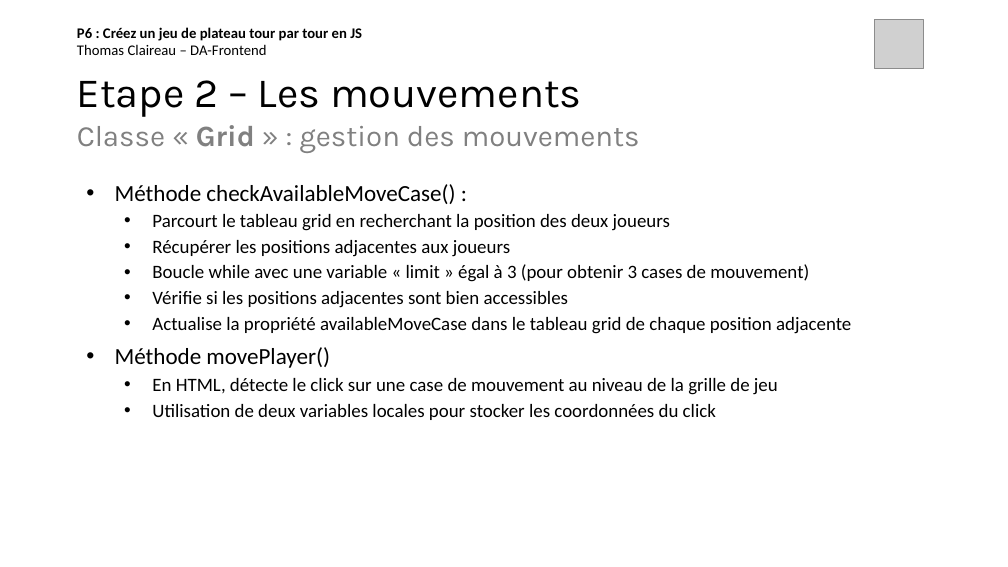
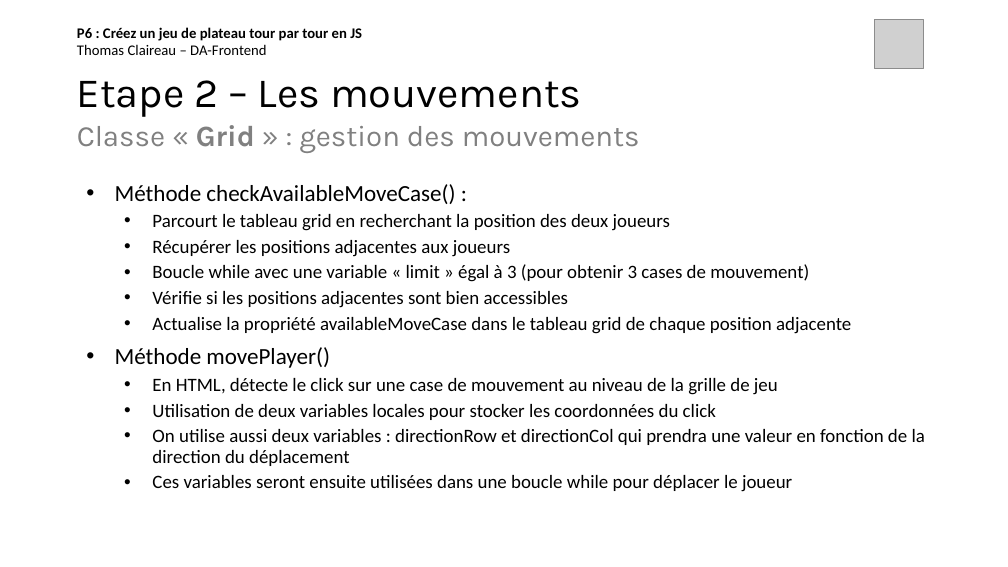
Before and after one commit to thomas-claireau/P6-Openclassrooms, a slide deck: slide 10 of Présentation P6 - OpenClassrooms.pptx. Drawn at 1008x567 pixels with LibreOffice and Linux fonts; fonts in the diff are those of the drawing; grey boxes stand for pictures. Boxes give left, top, right and bottom in pixels: in the first picture for what was removed or moved away, otherwise in the second. Text is boxed around its words. In the diff, an @@ line names an element or a change of style, - is before the commit and + after.

```diff
--- a/Présentation P6 - OpenClassrooms.pptx
+++ b/Présentation P6 - OpenClassrooms.pptx
@@ text at [152,429,925,492]: paragraphs added @@
+  • On utilise aussi deux variables : directionRow et directionCol qui prendra une valeur en fonction de la direction du déplacement
+  • Ces variables seront ensuite utilisées dans une boucle while pour déplacer le joueur
```
Also in this commit, not shown: 3 other slides changed.
